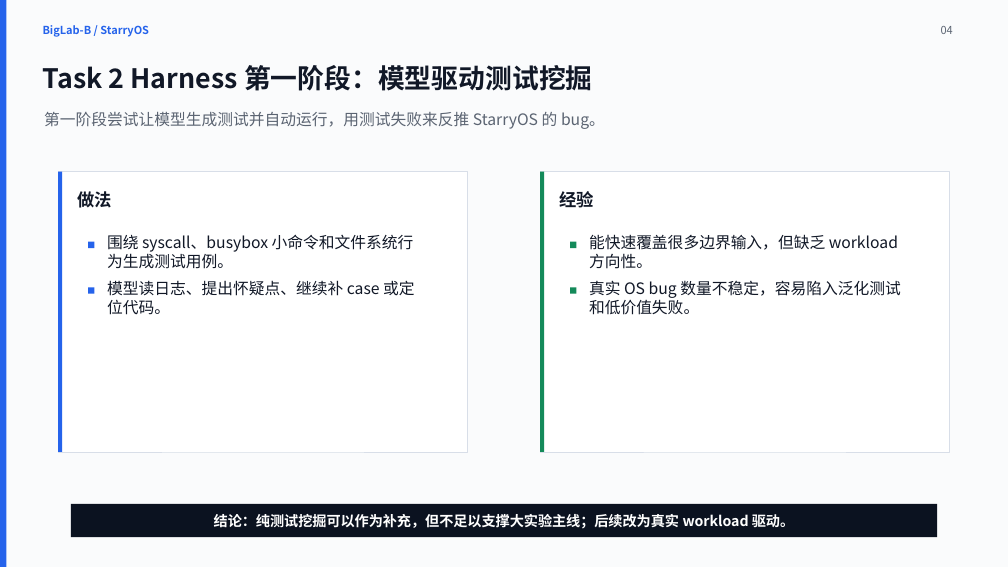
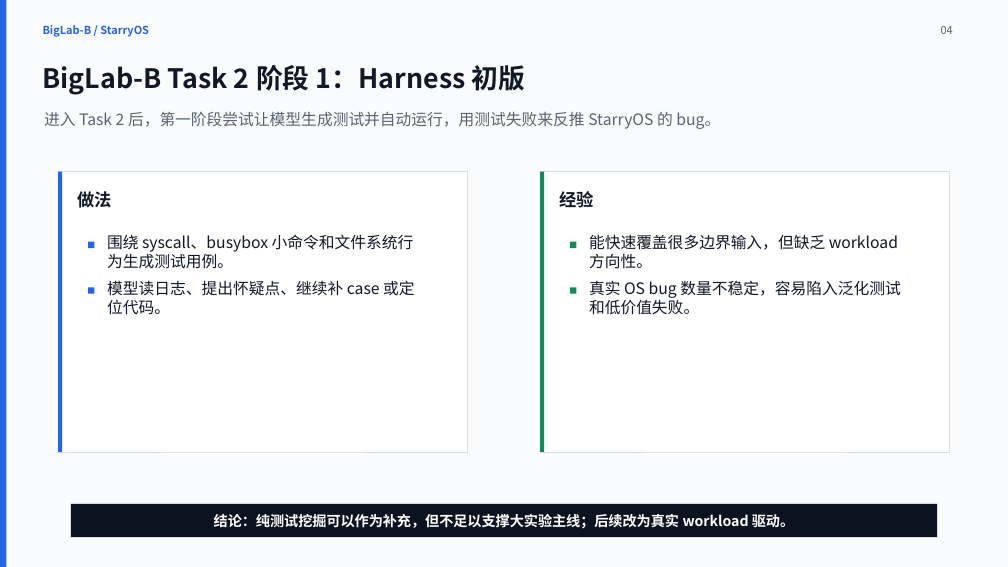
Before and after one commit to yks23/Auto-OS, a slide deck: slide 4 of showtime-2/final/biglab-b-final-yang-kaisen-minimal.pptx. Drawn at 1008x567 pixels with LibreOffice and Linux fonts; fonts in the diff are those of the drawing. Boxes give left, top, right and bottom in pixels: in the first picture for what was removed or moved away, otherwise in the second. Text is boxed around its words. In the diff, an @@ line names an element or a change of style, - is before the commit and + after.

Commit message:
docs: correct BigLab-B task classification

```diff
--- a/showtime-2/final/biglab-b-final-yang-kaisen-minimal.pptx
+++ b/showtime-2/final/biglab-b-final-yang-kaisen-minimal.pptx
@@ text at bbox=[43, 65, 526, 95]: text changed @@
-Task 2 Harness 第一阶段：模型驱动测试挖掘
+BigLab-B Task 2 阶段 1：Harness 初版
@@ text at bbox=[44, 112, 720, 129]: text changed @@
-第一阶段尝试让模型生成测试并自动运行，用测试失败来反推 StarryOS 的 bug。
+进入 Task 2 后，第一阶段尝试让模型生成测试并自动运行，用测试失败来反推 StarryOS 的 bug。
```
Also in this commit, not shown: 2 other slides changed, 1 slide added, 1 slide removed, 10 other files.
